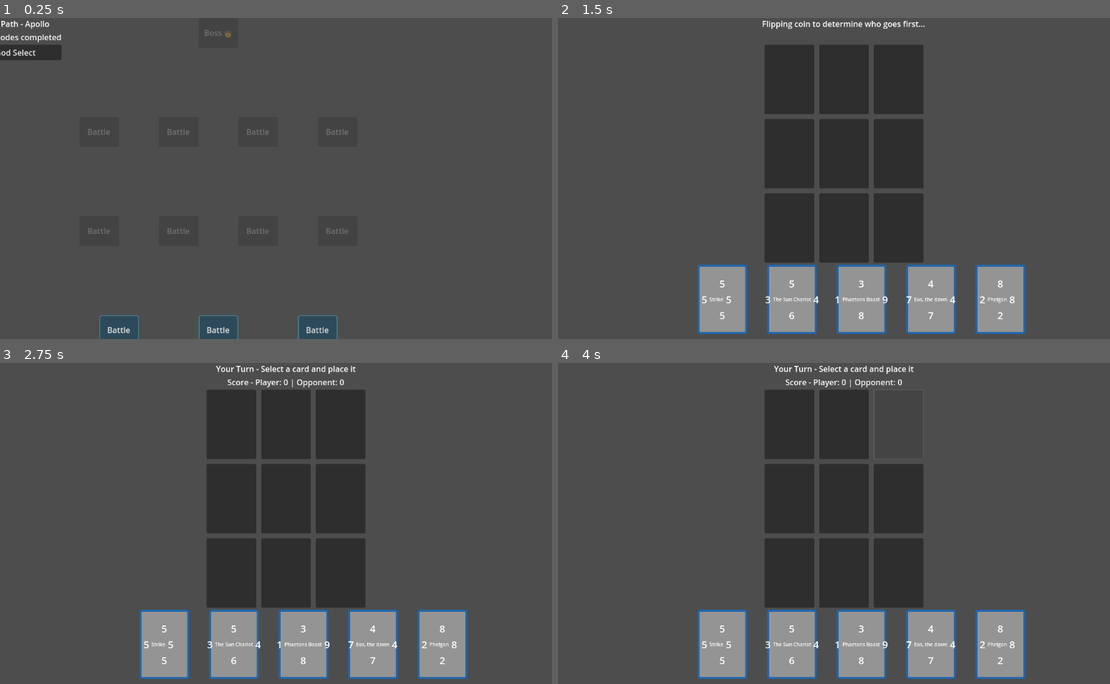
Above: before the commit, frames 1-4 (two rows, left to right).
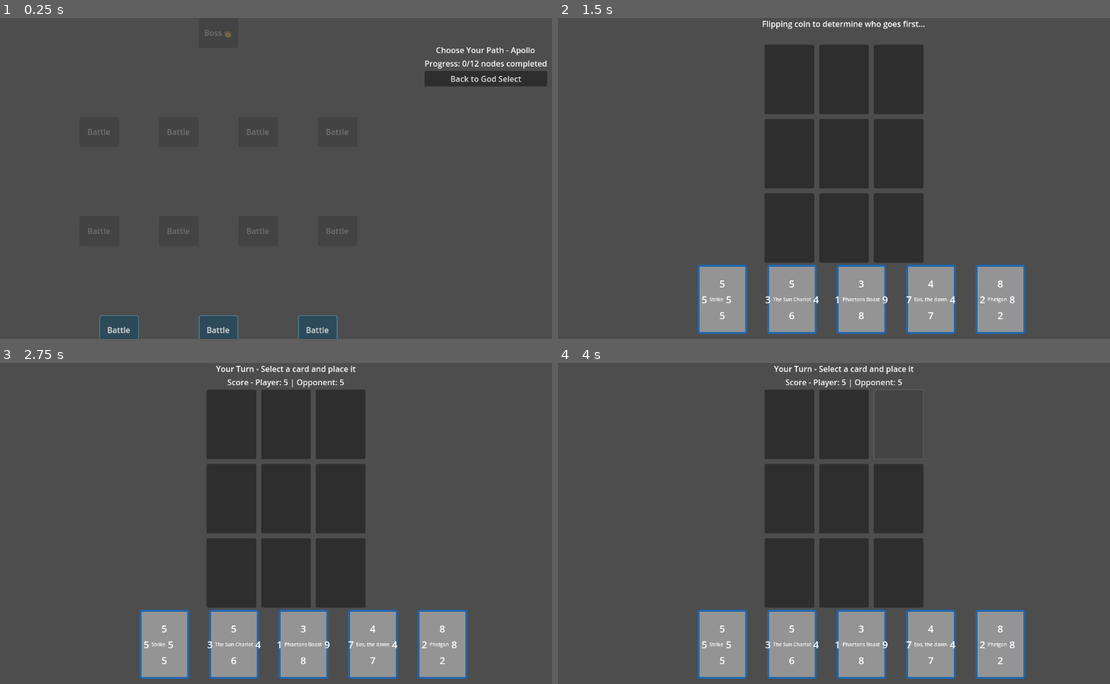
Above: after the commit, the same moments.

Repository: leslieharding/Mnemosyne
Game: Godot game, scene res://Scenes/RunMap.tscn
The game is run twice, just before and just after one commit, with the same random seed, the same clock (stepped at 60 frames per second) and the same inputs. This scene is started directly instead of the project's main scene.
Inputs (mouse positions are in pixels of both pictures, inside the frame that each line leads up to):
- Up to frame 1 (0.25 s): no input
- Up to frame 2 (1.5 s): click "Battle" at 0.5 s; tap Enter (ui_accept) at 1.25 s; move the mouse to (972, 162) at 1.27 s; hold Right (ui_right) from 1.28 s (still down); click (972, 162) at 1.42 s
- Up to frame 3 (2.75 s): tap Enter (ui_accept) at 1.52, 2, 2.27 s; move the mouse to (171, 539) at 2.02 s; release Right (ui_right) at 2.03 s; hold Down (ui_down) from 2.03 s (still down)
- Up to frame 4 (4 s): tap Enter (ui_accept) at 2.75, 3.5, 3.77 s; move the mouse to (900, 452) at 2.77 s; release Down (ui_down) at 2.78 s; hold Right (ui_right) 2.78-3.53 s; move the mouse to (817, 587) at 3.52 s; hold Up (ui_up) from 3.53 s (still down); click (817, 587) at 3.67 s

The runs differ from the first frame. In frame 1, 2.1% of the frame differs, in the area x 0-100%, y 0-22%; in frame 2, nothing differs; in frame 3, less than 0.1%; in frame 4, less than 0.1%.

Commit message:
xxxx

Diff:
--- a/Scenes/RewardScreen.tscn
+++ b/Scenes/RewardScreen.tscn
@@ -10,3 +10,27 @@
 grow_horizontal = 2
 grow_vertical = 2
 script = ExtResource("1_fx078")
+
+[node name="VBoxContainer" type="VBoxContainer" parent="."]
+layout_mode = 1
+anchors_preset = 8
+anchor_left = 0.5
+anchor_top = 0.5
+anchor_right = 0.5
+anchor_bottom = 0.5
+offset_left = -39.5
+offset_top = -42.5
+offset_right = 39.5
+offset_bottom = 42.5
+grow_horizontal = 2
+grow_vertical = 2
+
+[node name="Title" type="Label" parent="VBoxContainer"]
+layout_mode = 2
+
+[node name="RewardText" type="Label" parent="VBoxContainer"]
+layout_mode = 2
+
+[node name="ContinueButton" type="Button" parent="VBoxContainer"]
+layout_mode = 2
+text = "Continue"
--- a/Scenes/RunMap.tscn
+++ b/Scenes/RunMap.tscn
@@ -15,9 +15,13 @@
 
 [node name="VBoxContainer" type="VBoxContainer" parent="UI"]
 layout_mode = 1
-anchors_preset = 10
-anchor_right = 1.0
-offset_bottom = 62.0
+anchors_preset = 5
+anchor_left = 0.5
+anchor_right = 0.5
+offset_left = 903.0
+offset_top = 53.0
+offset_right = 1054.0
+offset_bottom = 138.0
 grow_horizontal = 2
 
 [node name="Title" type="Label" parent="UI/VBoxContainer"]
--- a/Scripts/apollo_game.gd
+++ b/Scripts/apollo_game.gd
@@ -125,16 +125,21 @@
 		else:
 			print("Opponent already thinking, skipping turn start")
 
-# Calculate and return current scores
+# Calculate and return current scores (Triple Triad style)
 func get_current_scores() -> Dictionary:
-	var player_score = 0
-	var opponent_score = 0
+	# Count cards owned on the board
+	var player_board_cards = 0
+	var opponent_board_cards = 0
 
 	for owner in grid_ownership:
 		if owner == Owner.PLAYER:
-			player_score += 1
+			player_board_cards += 1
 		elif owner == Owner.OPPONENT:
-			opponent_score += 1
+			opponent_board_cards += 1
+
+	# Total score = cards in hand + cards owned on board
+	var player_score = player_deck.size() + player_board_cards
+	var opponent_score = opponent_manager.get_remaining_cards() + opponent_board_cards
 
 	return {"player": player_score, "opponent": opponent_score}
 
